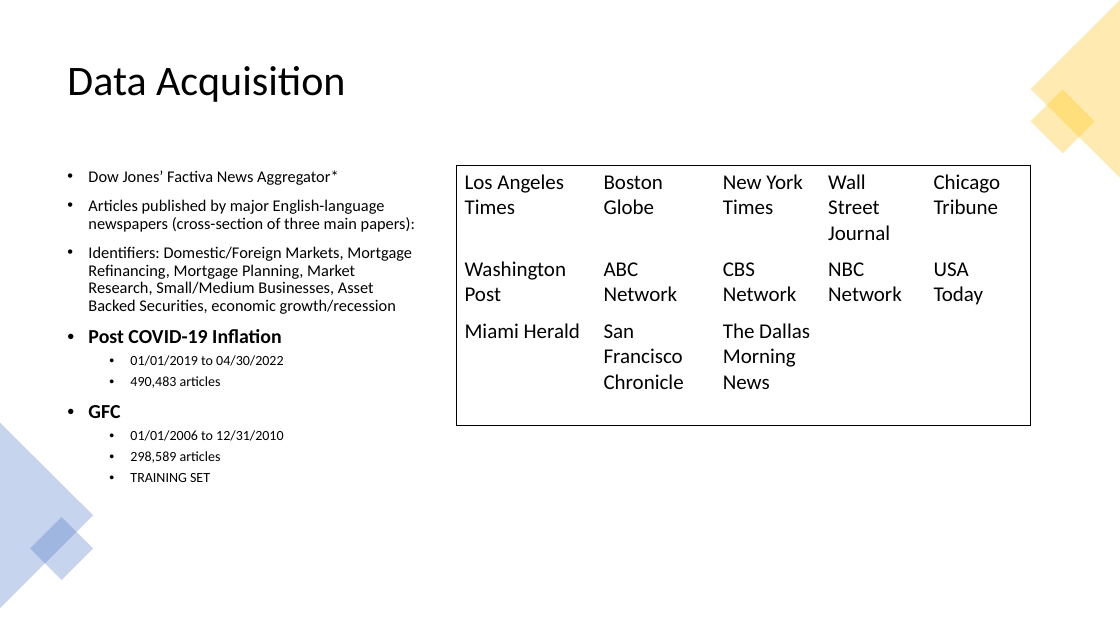
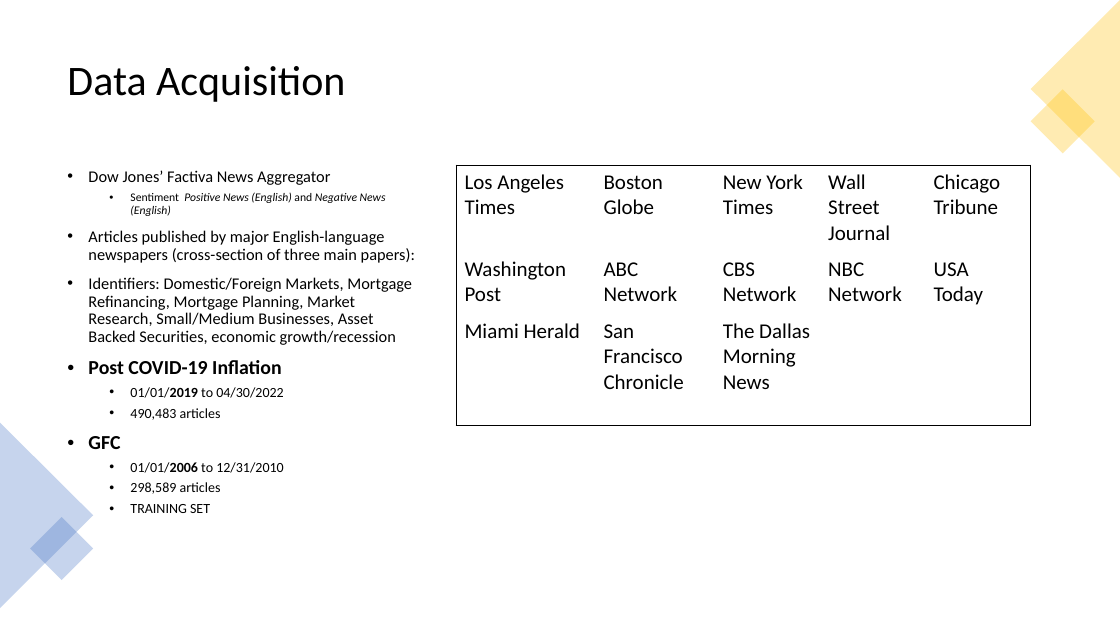
Before and after one commit to dsstudent2022/NLP-Spring-2022-Group5, a slide deck: slide 5 of final-group-presentation.pptx (slide 4 before the commit). Drawn at 1120x630 pixels with LibreOffice and Linux fonts; fonts in the diff are those of the drawing. Boxes give left, top, right and bottom in pixels: in the first picture for what was removed or moved away, otherwise in the second. Text is boxed around its words. In the diff, an @@ line names an element or a change of style, - is before the commit and + after.

```diff
--- a/final-group-presentation.pptx
+++ b/final-group-presentation.pptx
@@ text at [88,170,386,216]: text changed; size 14 to 10 pt @@
-• Dow Jones’ Factiva News Aggregator*
+• Dow Jones’ Factiva News Aggregator
+  • Sentiment Positive News (English) and Negative News (English)
@@ text at [130,387,283,473]: bold on in "01/01/2019", "01/01/2006" @@
```
Also in this commit, not shown: 6 other slides changed, 1 slide added.
